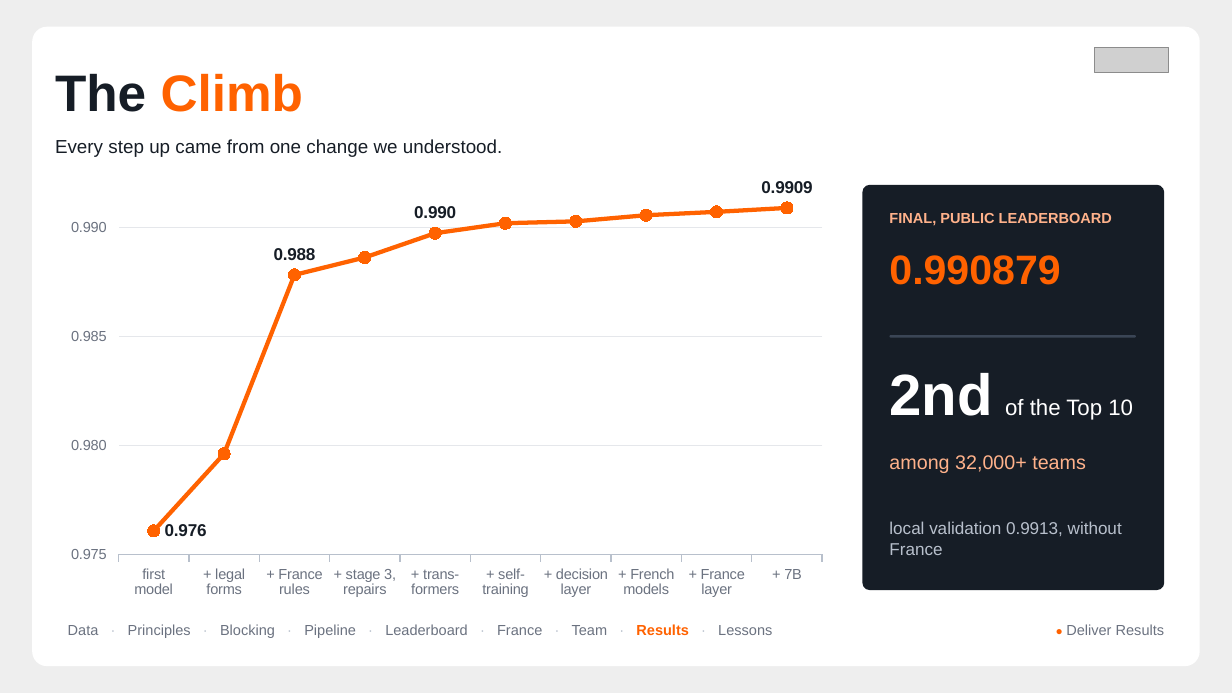
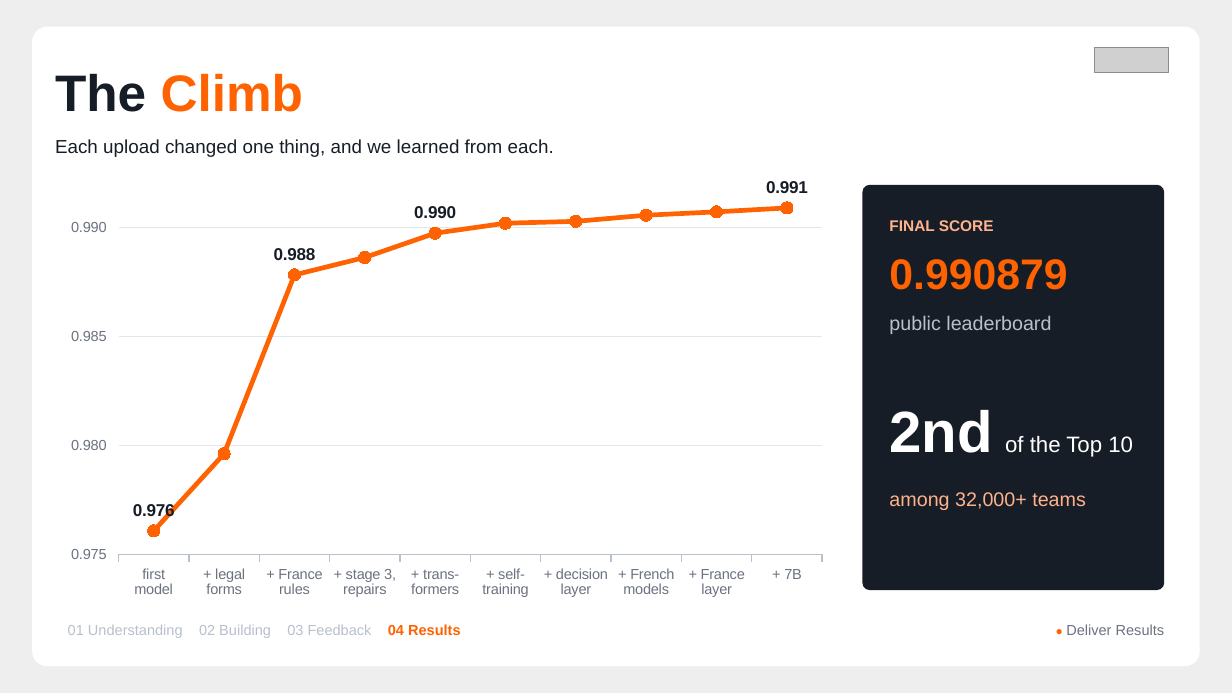
Before and after one commit to AmeyaBorkar/Grenuke, a slide deck: slide 14 of finale/Grenuke_Finale_Deck.pptx (slide 9 before the commit). Drawn at 1232x693 pixels with LibreOffice and Linux fonts; fonts in the diff are those of the drawing; grey boxes stand for pictures. Boxes give left, top, right and bottom in pixels: in the first picture for what was removed or moved away, otherwise in the second. Text is boxed around its words. In the diff, an @@ line names an element or a change of style, - is before the commit and + after.

```diff
--- a/finale/Grenuke_Finale_Deck.pptx
+++ b/finale/Grenuke_Finale_Deck.pptx
@@ text at <box>55,73,554,157</box>: text changed @@
-The Climb
-Every step up came from one change we understood.
+The Climb
+Each upload changed one thing, and we learned from each.
@@ line chart at <box>55,175,838,606</box> @@
@@ data labels of Series 1 added @@
@@ value axis changed @@
@@ text at <box>889,220,994,231</box>: text changed; size 8.5 to 9 pt @@
-FINAL, PUBLIC LEADERBOARD
+FINAL SCORE
@@ text "0.990879" at <box>889,259,1067,290</box>: size 24 to 25 pt @@
@@ text added at <box>889,315,1051,334</box>, 11.5 pt, text #B8C0CC @@
+public leaderboard
@@ rounded rectangle removed at <box>890,335,1136,338</box> @@
@@ text "2nd of the Top 10": place and size @@
-text "2nd of the Top 10" at <box>889,373,1133,420</box>
+text "2nd of the Top 10" at <box>889,410,1133,457</box>
@@ text "among 32,000+ teams": place and size @@
-text "among 32,000+ teams" at <box>889,455,1086,473</box>
+text "among 32,000+ teams" at <box>889,492,1086,510</box>
@@ text removed at <box>889,521,1122,555</box> @@
-local validation 0.9913, without France
@@ text at <box>68,624,461,638</box>: text changed; text colour #6B7280 to #B8C0CC @@
-Data · Principles · Blocking · Pipeline · Leaderboard · France · Team · Results · Lessons
+01 Understanding 02 Building 03 Feedback 04 Results
```
Also in this commit, not shown: 5 other slides changed, 8 slides added, 3 slides removed, 2 other files.
